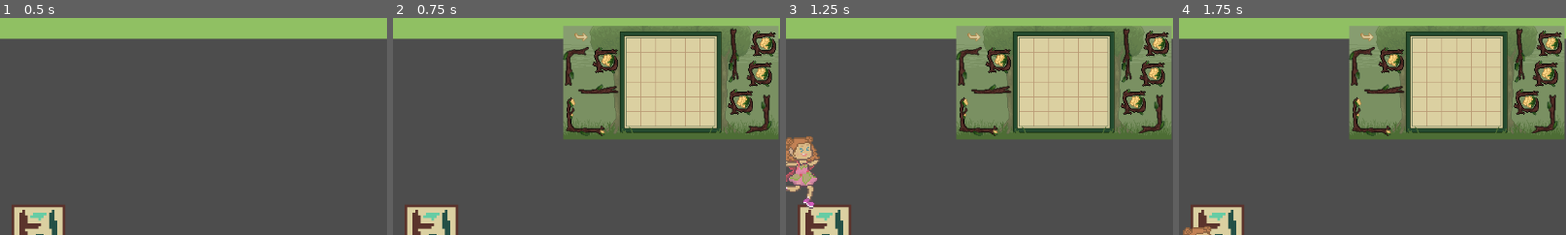
Above: before the commit, frames 1-4 (left to right).
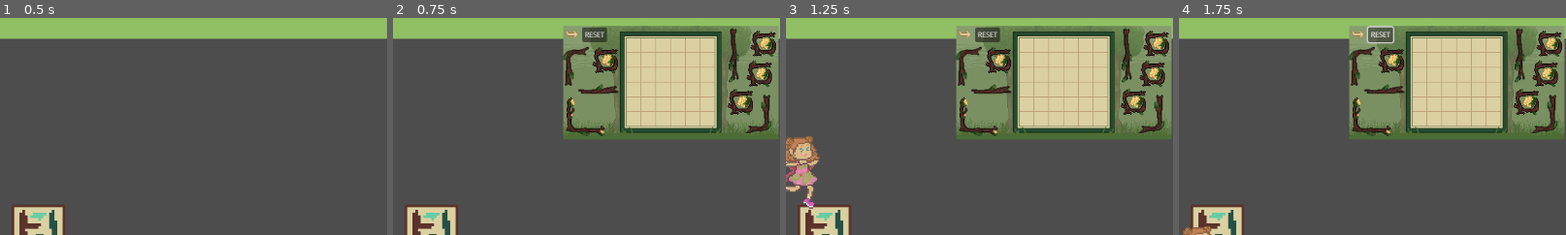
Above: after the commit, the same moments.

Repository: AlexReidNZ/Into-The-Pixie-Kingdom
Game: Godot game, scene res://platformer/platform_level.tscn
Same seed, same stepped clock (60 frames per second), same inputs: the game is played once before the commit and once after it. This scene is started directly instead of the project's main scene. The engine's default icon, where the game draws it, is replaced by a stand-in: a white triangle on a blue panel in a dark square.
Inputs (mouse positions are % of the whole screen's width and height, from its top left):
- Up to frame 1 (0.5 s): no input
- Up to frame 2 (0.75 s): tap Enter (ui_accept) at 0.5 s; move the mouse to (19, 84) at 0.52 s; press the mouse at (19, 84) at 0.53 s; hold Right (move_right) from 0.53 s (still down)
- Up to frame 3 (1.25 s): keep holding Right (move_right); tap Space (jump) at 0.77 s
- Up to frame 4 (1.75 s): release Right (move_right) at 1.25 s; release the mouse at (19, 84) at 1.25 s; click (40, 39) at 1.25 s, where only the run after the commit has a clickable "RESET"
The pictures show only the part of the screen within x 14-64%, y 35-85%; the shares and areas given below are measured in that part.

Frame 1 is identical in both runs. In frame 2, 0.5% of the frame differs, in the area x 44-56%, y 4-12%; in frame 3, 0.5%; in frame 4, 0.7%, in the area x 44-56%, y 3-13%.

Commit message:
feat: add button to reset puzzle

Diff:
--- a/Scenes/Puzzle/puzzle.tscn
+++ b/Scenes/Puzzle/puzzle.tscn
@@ -185,7 +185,7 @@
 position = Vector2(52, 94.5)
 
 [node name="BackButton" type="Area2D" parent="GridBorderSprite"]
-position = Vector2(27, 16.5)
+position = Vector2(13, 12.5)
 script = ExtResource("9_lnbmd")
 metadata/_edit_group_ = true
 
@@ -195,5 +195,15 @@
 [node name="Sprite2D" type="Sprite2D" parent="GridBorderSprite/BackButton"]
 texture = ExtResource("10_fskvw")
 
+[node name="Button" type="Button" parent="GridBorderSprite"]
+layout_mode = 0
+offset_left = 28.0
+offset_top = 1.5
+offset_right = 65.0
+offset_bottom = 23.5
+theme_override_font_sizes/font_size = 10
+text = "RESET"
+
 [connection signal="mouse_entered" from="GridBorderSprite/BackButton" to="GridBorderSprite/BackButton" method="_on_mouse_entered"]
 [connection signal="mouse_exited" from="GridBorderSprite/BackButton" to="GridBorderSprite/BackButton" method="_on_mouse_exited"]
+[connection signal="pressed" from="GridBorderSprite/Button" to="." method="reset_puzzle"]
--- a/Scenes/Puzzle/puzzle02.tscn
+++ b/Scenes/Puzzle/puzzle02.tscn
@@ -194,7 +194,7 @@
 rotation = 1.5708
 
 [node name="BackButton" type="Area2D" parent="GridBorderSprite"]
-position = Vector2(27, 16.5)
+position = Vector2(13, 12.5)
 script = ExtResource("9_xmcks")
 metadata/_edit_group_ = true
 
@@ -204,5 +204,14 @@
 [node name="Sprite2D" type="Sprite2D" parent="GridBorderSprite/BackButton"]
 texture = ExtResource("10_djevq")
 
+[node name="Button" type="Button" parent="GridBorderSprite"]
+offset_left = 28.0
+offset_top = 1.5
+offset_right = 65.0
+offset_bottom = 23.5
+theme_override_font_sizes/font_size = 10
+text = "RESET"
+
 [connection signal="mouse_entered" from="GridBorderSprite/BackButton" to="GridBorderSprite/BackButton" method="_on_mouse_entered"]
 [connection signal="mouse_exited" from="GridBorderSprite/BackButton" to="GridBorderSprite/BackButton" method="_on_mouse_exited"]
+[connection signal="pressed" from="GridBorderSprite/Button" to="." method="reset_puzzle"]
--- a/Scenes/Puzzle/puzzle03.tscn
+++ b/Scenes/Puzzle/puzzle03.tscn
@@ -192,7 +192,7 @@
 scale = Vector2(-1, 1)
 
 [node name="BackButton" type="Area2D" parent="GridBorderSprite"]
-position = Vector2(27, 16.5)
+position = Vector2(13, 12.5)
 script = ExtResource("9_vybjj")
 metadata/_edit_group_ = true
 
@@ -202,5 +202,14 @@
 [node name="Sprite2D" type="Sprite2D" parent="GridBorderSprite/BackButton"]
 texture = ExtResource("10_mcvb8")
 
+[node name="Button" type="Button" parent="GridBorderSprite"]
+offset_left = 28.0
+offset_top = 1.5
+offset_right = 65.0
+offset_bottom = 23.5
+theme_override_font_sizes/font_size = 10
+text = "RESET"
+
 [connection signal="mouse_entered" from="GridBorderSprite/BackButton" to="GridBorderSprite/BackButton" method="_on_mouse_entered"]
 [connection signal="mouse_exited" from="GridBorderSprite/BackButton" to="GridBorderSprite/BackButton" method="_on_mouse_exited"]
+[connection signal="pressed" from="GridBorderSprite/Button" to="." method="reset_puzzle"]
--- a/Scripts/puzzle/PuzzleBlock.gd
+++ b/Scripts/puzzle/PuzzleBlock.gd
@@ -3,7 +3,10 @@
 @onready var puzzleManager = $"../../.."
 @onready var collider = $Area2D
 @onready var sprite = $Sprite2D
+
 @onready var gridColliders = get_child(0).get_children()
+@onready var initial_pos = global_position
+
 var draggable = false
 var is_droppable = false
 var current_overlaps = []
--- a/Scripts/puzzle/puzzleManager.gd
+++ b/Scripts/puzzle/puzzleManager.gd
@@ -4,7 +4,8 @@
 var puzzle_won = false
 signal sig_win_puzzle
 var current_dragging_piece = null
-@onready var gridSlots = get_child(0).get_child(0).get_children()
+@onready var gridSlots = $GridBorderSprite/GridSlots.get_children()
+@onready var puzzle_blocks = $GridBorderSprite/PuzzlePieces.get_children()
 @onready var puzzle_indicator = $"../.."
 
 func _ready() -> void:
@@ -30,3 +31,9 @@
 func rotate_piece():
 	if current_dragging_piece:
 		current_dragging_piece.rotate(deg_to_rad(90))
+
+func reset_puzzle():
+	for block in puzzle_blocks:
+		block.global_position = block.initial_pos
+	for slot in gridSlots:
+		slot.slotTaken = false
